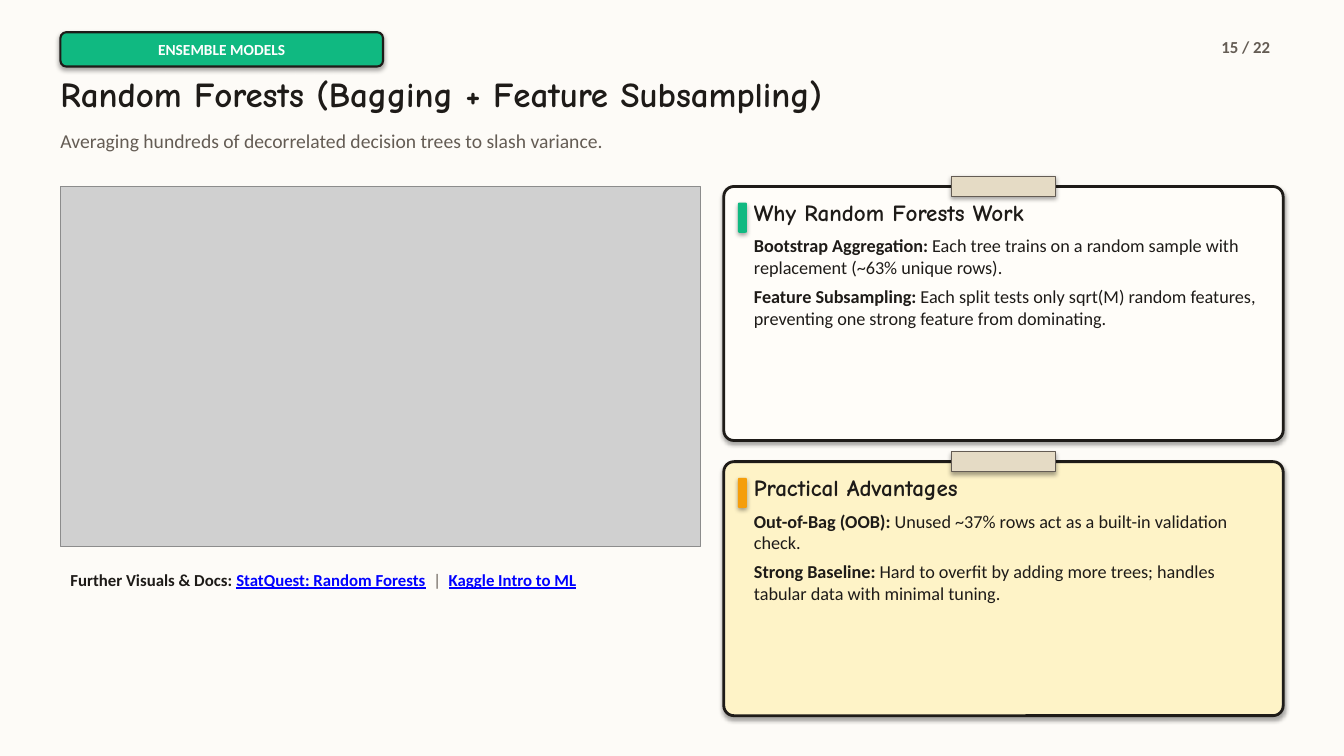
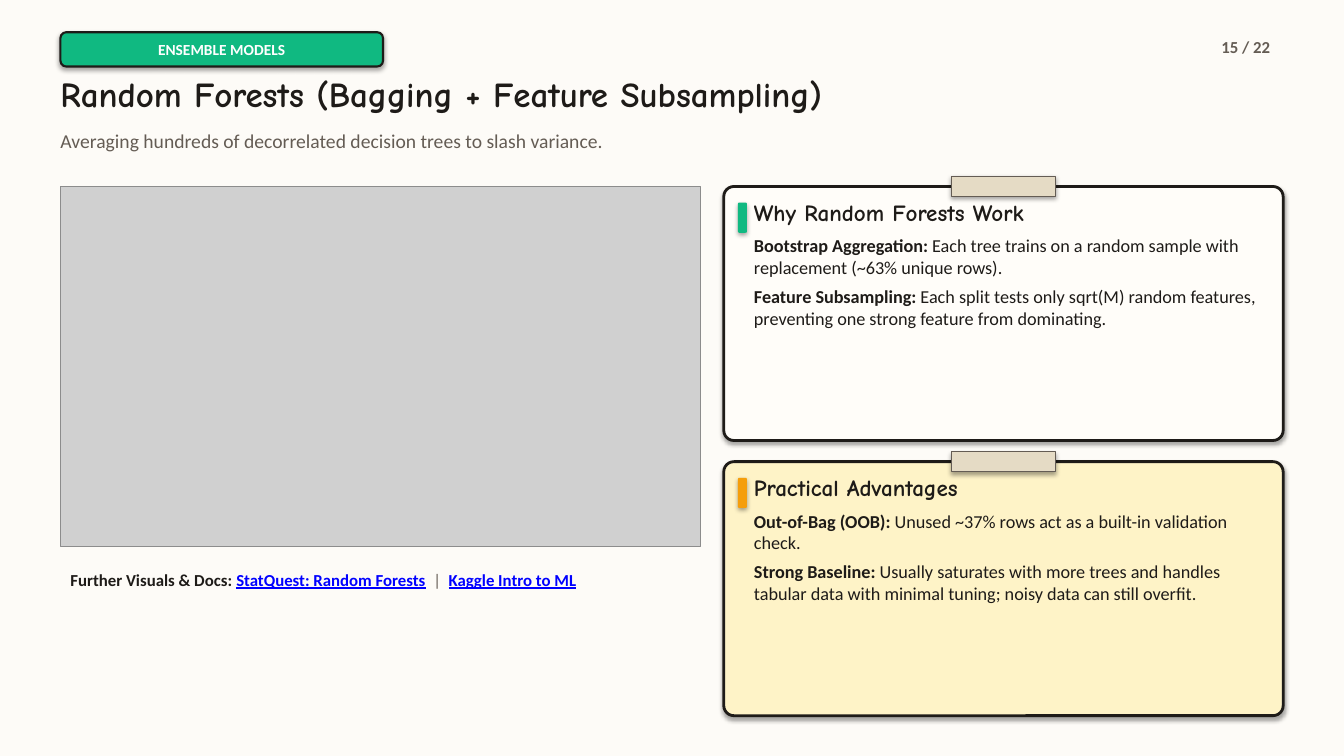
Before and after one commit to Ewan-Dkhar/Models, a slide deck: slide 15 of ml_models_lecture.pptx. Drawn at 1344x756 pixels with LibreOffice and Linux fonts; fonts in the diff are those of the drawing; grey boxes stand for pictures. Boxes give left, top, right and bottom in pixels: in the first picture for what was removed or moved away, otherwise in the second. Text is boxed around its words. In the diff, an @@ line names an element or a change of style, - is before the commit and + after.

```diff
--- a/ml_models_lecture.pptx
+++ b/ml_models_lecture.pptx
@@ text at <box>754,565,1221,603</box>: text changed @@
-Strong Baseline: Hard to overfit by adding more trees; handles tabular data with minimal tuning.
+Strong Baseline: Usually saturates with more trees and handles tabular data with minimal tuning; noisy data can still overfit.
```
Also in this commit, not shown: 4 other slides changed, 4 other files.
